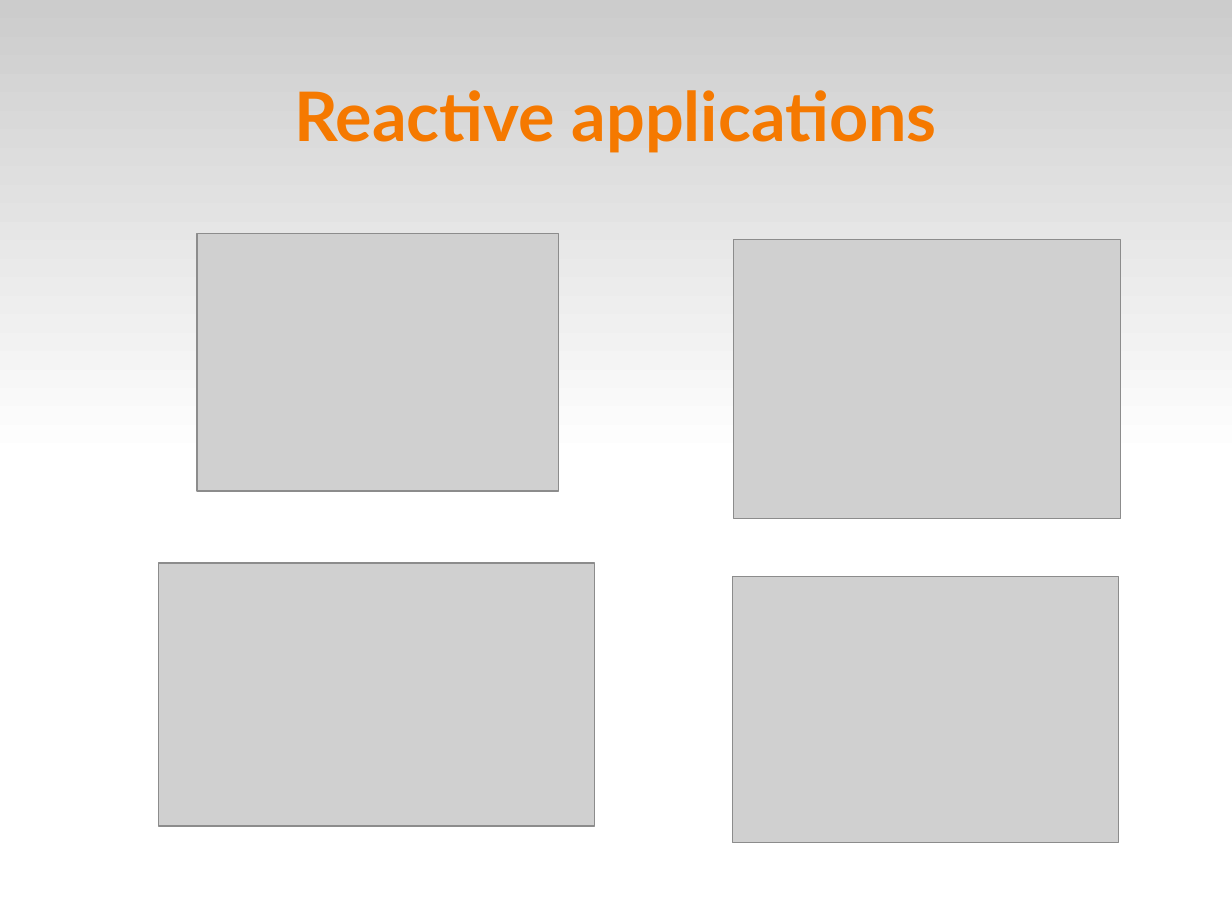
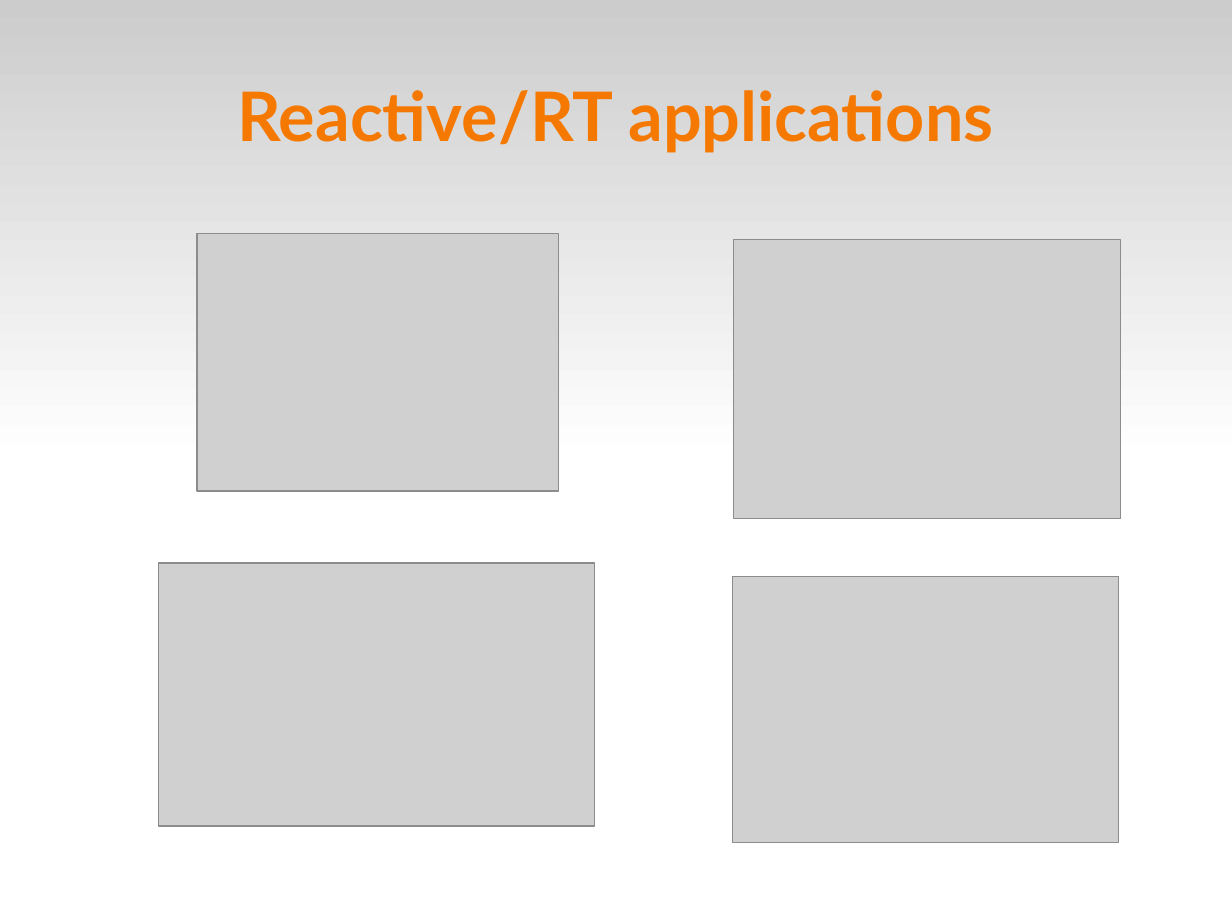
Before and after one commit to fsantanna-no/ceu-docs, a slide deck: slide 3 of ceu_stl.odp (slide 2 before the commit). Drawn at 1232x924 pixels with LibreOffice and Linux fonts; fonts in the diff are those of the drawing; grey boxes stand for pictures. Boxes give left, top, right and bottom in pixels: in the first picture for what was removed or moved away, otherwise in the second. Text is boxed around its words. In the diff, an @@ line names an element or a change of style, - is before the commit and + after.

```diff
--- a/ceu_stl.odp
+++ b/ceu_stl.odp
@@ title at bbox=[237, 90, 993, 153]: text changed @@
-Reactive applications
+Reactive/RT applications
```
Also in this commit, not shown: 8 other slides changed, 2 slides added, 1 slide removed, 3 other files.
